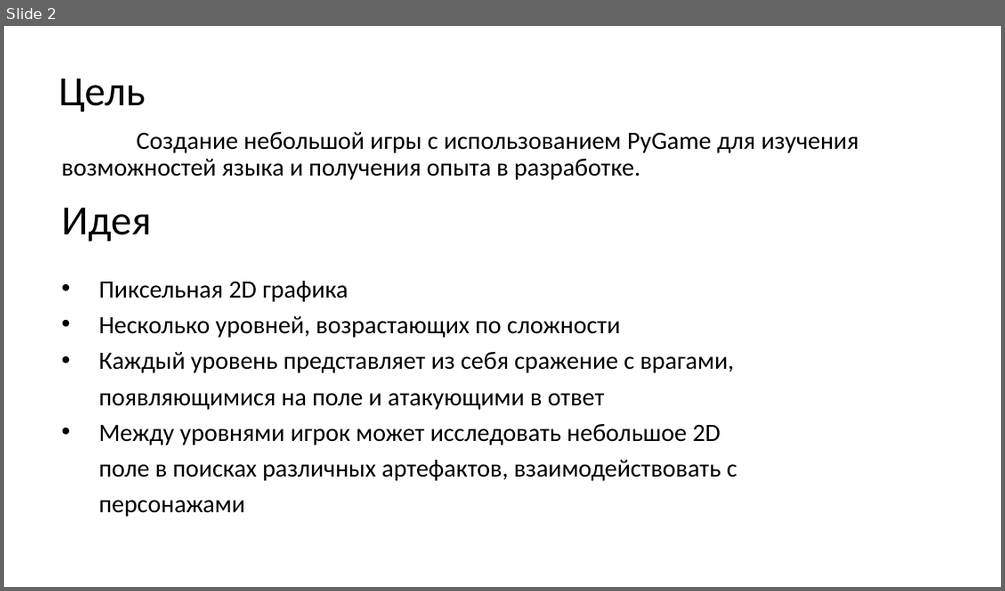
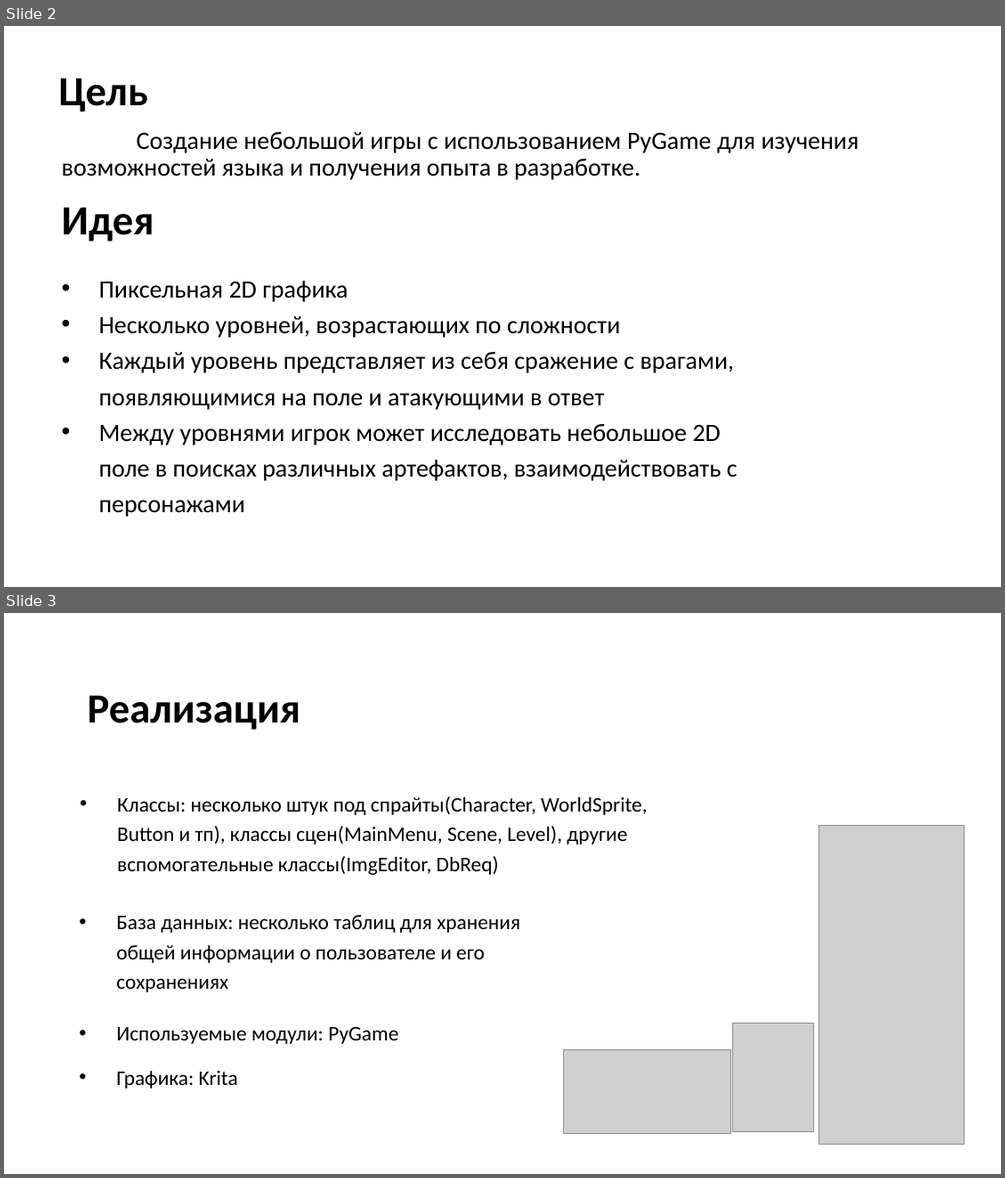
Before and after one commit to f-edorr/NoNameGame, a slide deck: docs/NoNameGame.pptx. Shown one above the other, each under a label of ours: slide 2 before the commit, slides 2 and 3 after it. The pictures are 1005x591 and 1005x1178 pixels, drawn with LibreOffice and Linux fonts; fonts in the diff are those of the drawing; grey boxes stand for pictures. Boxes give left, top, right and bottom in pixels: in the first picture for what was removed or moved away, otherwise in the second. Text is boxed around its words. In the diff, an @@ line names an element or a change of style, - is before the commit and + after.

```diff
--- a/docs/NoNameGame.pptx
+++ b/docs/NoNameGame.pptx
@@ slide 3 added at bbox=[4, 613, 1001, 1174], background #FFFFFF @@
@@ title added at bbox=[88, 695, 301, 730], 40 pt, text #000000, bold @@
+Реализация
@@ text added at bbox=[117, 796, 647, 875], 20 pt, text #000000 @@
+• Классы: несколько штук под спрайты(Character, WorldSprite, Button и тп), классы сцен(MainMenu, Scene, Level), другие вспомогательные классы(ImgEditor, DbReq)
@@ picture added at bbox=[818, 826, 964, 1143] @@
@@ text added at bbox=[116, 915, 520, 992], 20 pt, text #000000 @@
+• База данных: несколько таблиц для хранения общей информации о пользователе и его сохранениях
@@ text added at bbox=[116, 1027, 398, 1044], 20 pt, text #000000 @@
+• Используемые модули: PyGame
@@ picture added at bbox=[732, 1022, 814, 1131] @@
@@ picture added at bbox=[563, 1050, 731, 1134] @@
@@ text added at bbox=[116, 1070, 238, 1088], 20 pt, text #000000 @@
+• Графика: Krita
@@ slide 2 changed as well @@
@@ title "Цель" at bbox=[58, 78, 148, 111]: bold on @@
@@ text "Идея" at bbox=[62, 207, 154, 241]: bold on @@
```
Also in this commit, not shown: 2 other slides changed, 1 slide removed, 19 other files.
